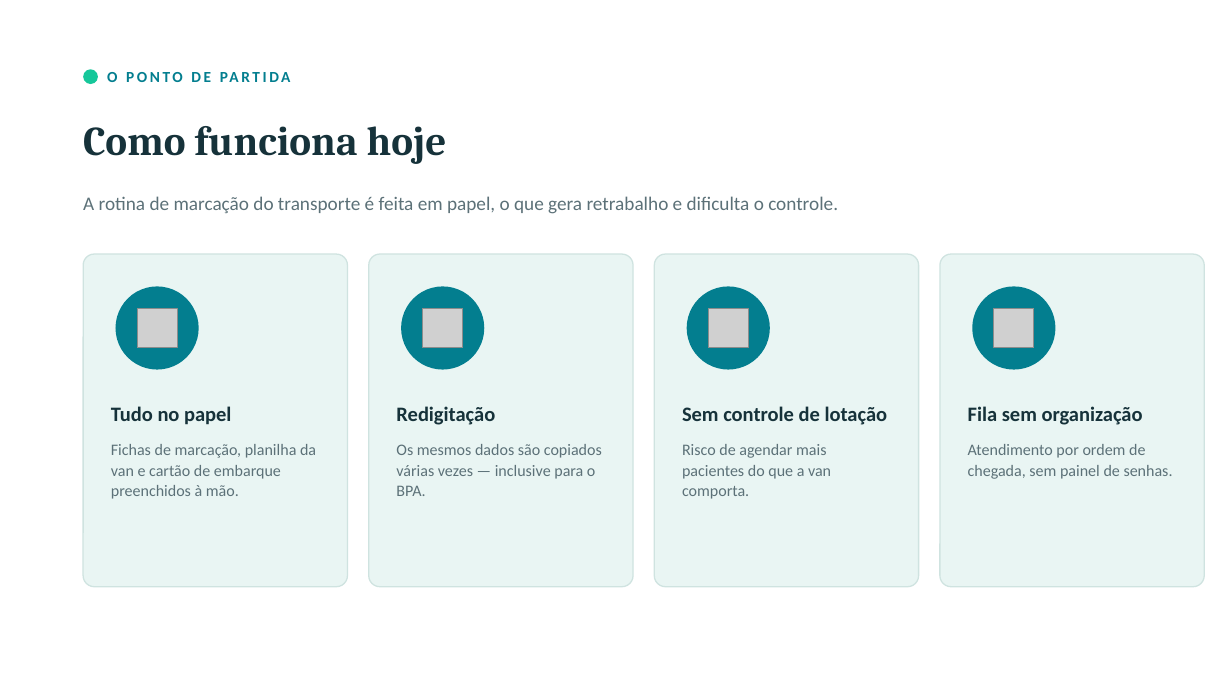
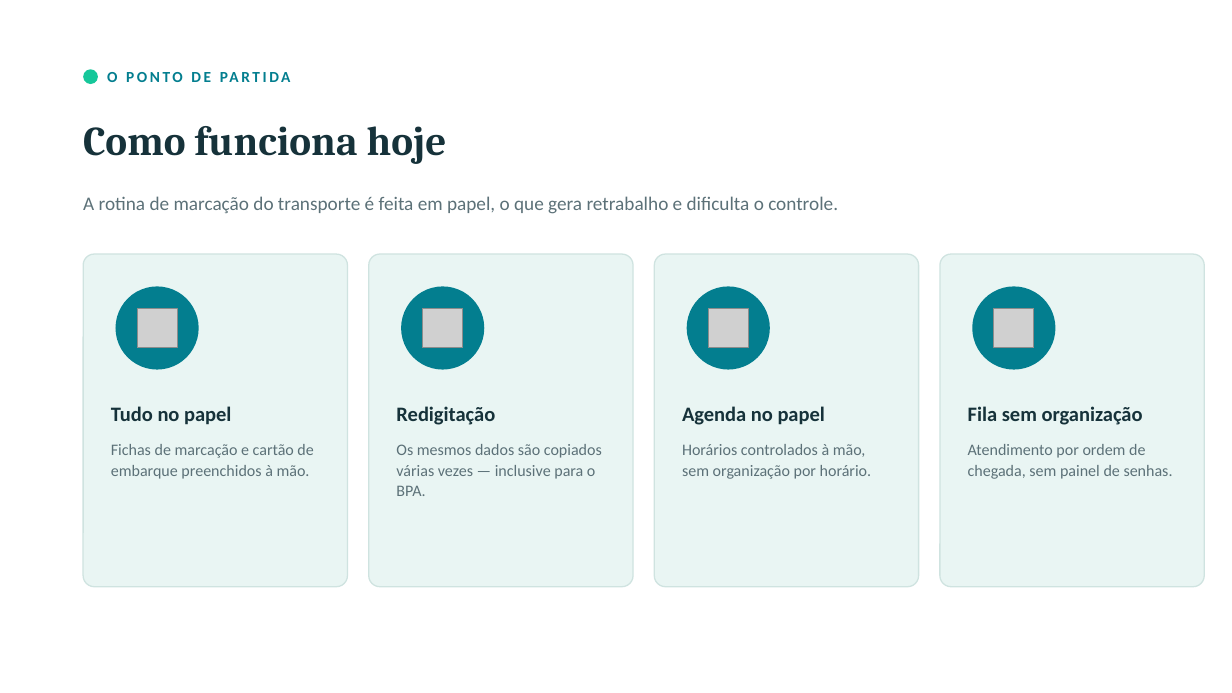
Before and after one commit to juninhojet-source/Jet_Python, a slide deck: slide 2 of docs/SIGTRANS_Saude_Apresentacao.pptx. Drawn at 1232x693 pixels with LibreOffice and Linux fonts; fonts in the diff are those of the drawing; grey boxes stand for pictures. Boxes give left, top, right and bottom in pixels: in the first picture for what was removed or moved away, otherwise in the second. Text is boxed around its words. In the diff, an @@ line names an element or a change of style, - is before the commit and + after.

```diff
--- a/docs/SIGTRANS_Saude_Apresentacao.pptx
+++ b/docs/SIGTRANS_Saude_Apresentacao.pptx
@@ text at [682, 406, 825, 425]: text changed @@
-Sem controle de lotação
+Agenda no papel
@@ text at [111, 444, 313, 479]: text changed @@
-Fichas de marcação, planilha da van e cartão de embarque preenchidos à mão.
+Fichas de marcação e cartão de embarque preenchidos à mão.
@@ text at [682, 444, 872, 479]: text changed @@
-Risco de agendar mais pacientes do que a van comporta.
+Horários controlados à mão, sem organização por horário.
```
Also in this commit, not shown: 5 other slides changed, 2 other files.
